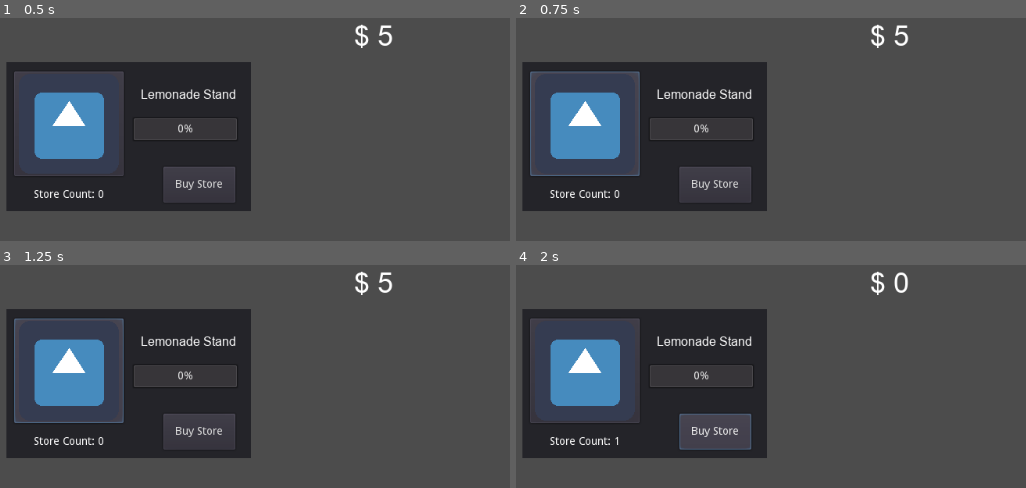
Above: before the commit, frames 1-4 (two rows, left to right).
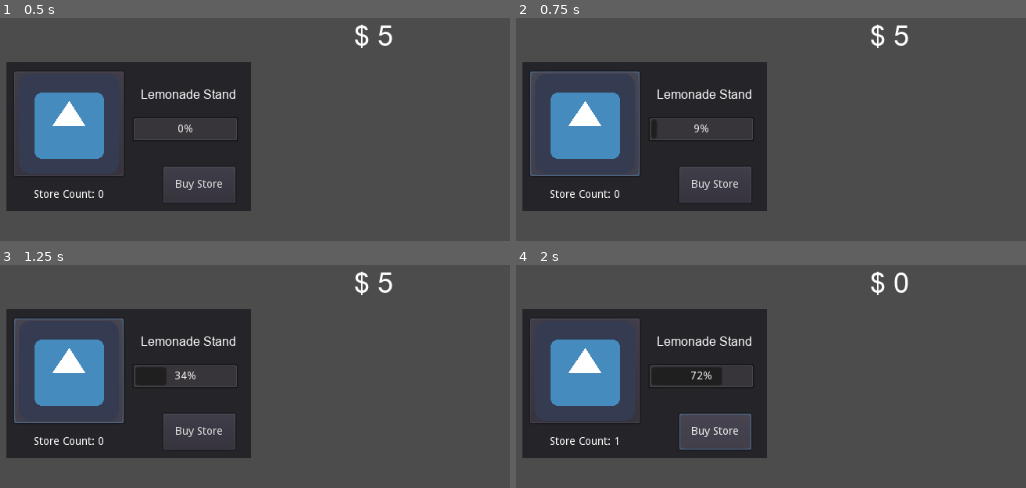
Above: after the commit, the same moments.

Repository: shawn220a/GodotIdleTycoon
Game: Godot game, scene res://store.tscn
Same seed, same stepped clock (60 frames per second), same inputs: the game is played once before the commit and once after it. The engine's default icon, where the game draws it, is replaced by a stand-in: a white triangle on a blue panel in a dark square.
Inputs (mouse positions are in pixels of both pictures, inside the frame that each line leads up to):
- Up to frame 1 (0.5 s): no input
- Up to frame 2 (0.75 s): click (582, 122) at 0.5 s
- Up to frame 3 (1.25 s): no input
- Up to frame 4 (2 s): click "Buy Store" at 1.25 s

Frame 1 is identical in both runs. In frame 2, less than 0.1% of the frame differs, in the area x 26-36%, y 46-54%; in frame 3, 0.5%; in frame 4, 1.0%, in the area x 26-41%, y 46-54%.

Commit message:
Got progress bar to work

Diff:
--- a/store.gd
+++ b/store.gd
@@ -16,6 +16,7 @@
 
 func _on_ClickButton_pressed():
 	$StoreTimer.start()
+	$ProgressTimer.start()
 
 func _on_BuyButton_pressed():
 	if store_cost <= money:
@@ -30,9 +31,15 @@
 
 func _on_StoreTimer_timeout():
 	$StoreTimer.stop()
+	$ProgressTimer.stop()
+	$ProgressBar.set("value", 0)
+
 	money += store_profit * store_count
+
 	UpdateUI()
 
 
 func _on_ProgressTimer_timeout():
-	pass # Replace with function body.
+	var current_progress = ($StoreTimer.wait_time - $StoreTimer.time_left) / $StoreTimer.wait_time
+
+	$ProgressBar.set("value", current_progress)
--- a/store.tscn
+++ b/store.tscn
@@ -90,6 +90,10 @@
 margin_top = 70.0
 margin_right = 296.5
 margin_bottom = 102.0
+max_value = 1.0
+__meta__ = {
+"_edit_use_anchors_": false
+}
 
 [node name="PopupDialog" type="PopupDialog" parent="."]
 visible = true
